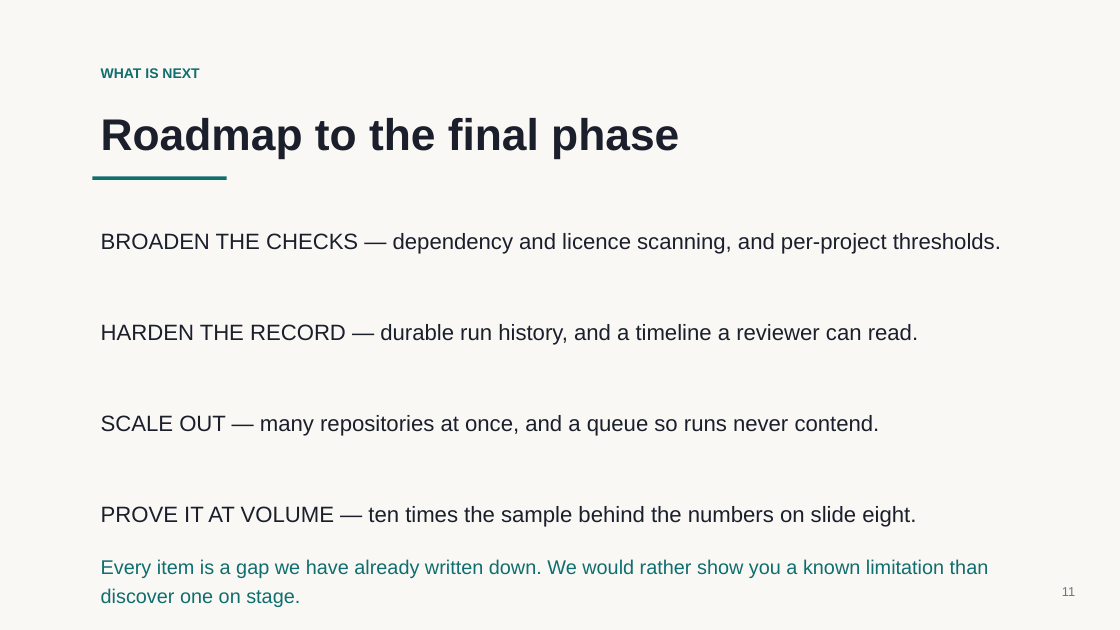
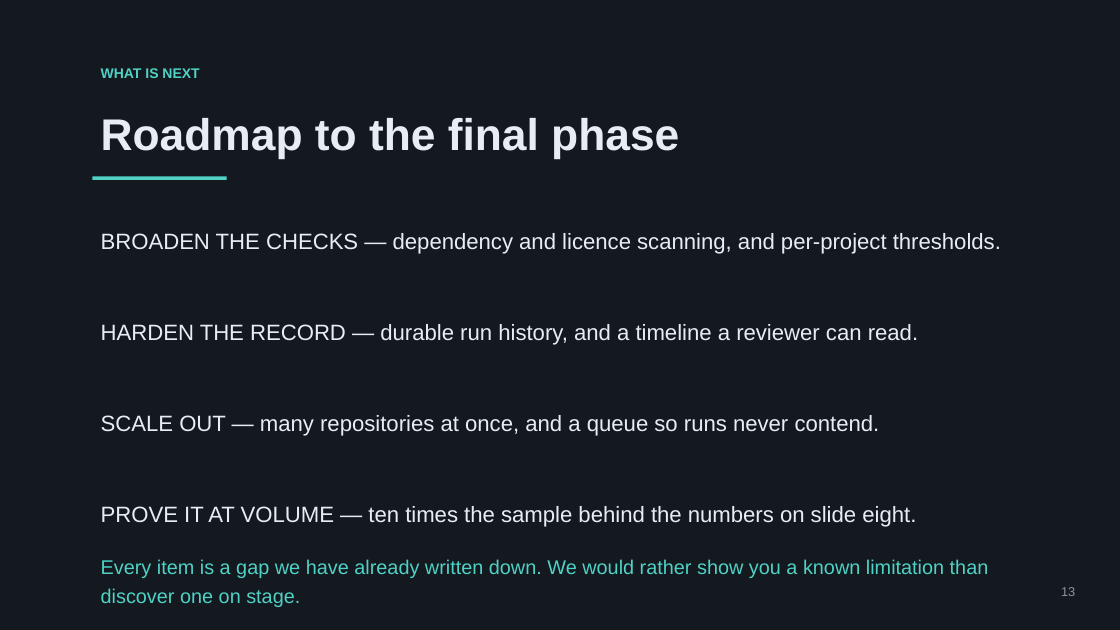
Before and after one commit to mohamedsorour1998/TheAgentOrg, a slide deck: slide 13 of docs/pitch/TheAgentOrg-prefinal.pptx (slide 11 before the commit). Drawn at 1120x630 pixels with LibreOffice and Linux fonts; fonts in the diff are those of the drawing. Boxes give left, top, right and bottom in pixels: in the first picture for what was removed or moved away, otherwise in the second. Text is boxed around its words. In the diff, an @@ line names an element or a change of style, - is before the commit and + after.

```diff
--- a/docs/pitch/TheAgentOrg-prefinal.pptx
+++ b/docs/pitch/TheAgentOrg-prefinal.pptx
@@ rectangle at [0,0,1120,630]: fill #FAF8F5 to #14181F @@
@@ text "WHAT IS NEXT" at [101,68,199,78]: text colour #0F6E6E to #4FD1C5 @@
@@ rectangle at [92,176,227,180]: fill #0F6E6E to #4FD1C5 @@
@@ text colour #1A1F2B to #E8EDF4 in 5 elements at [101,118,679,159], [101,233,1001,254], [101,324,918,345], [101,415,880,436], [101,506,916,527] @@
@@ text "Every item is a gap ..." at [101,559,989,607]: text colour #0F6E6E to #4FD1C5 @@
@@ text at [1061,587,1075,596]: text changed; text colour #6B7485 to #8A94A6 @@
-11
+13
```
Also in this commit, not shown: 12 other slides changed, 2 slides added, 10 other files.
